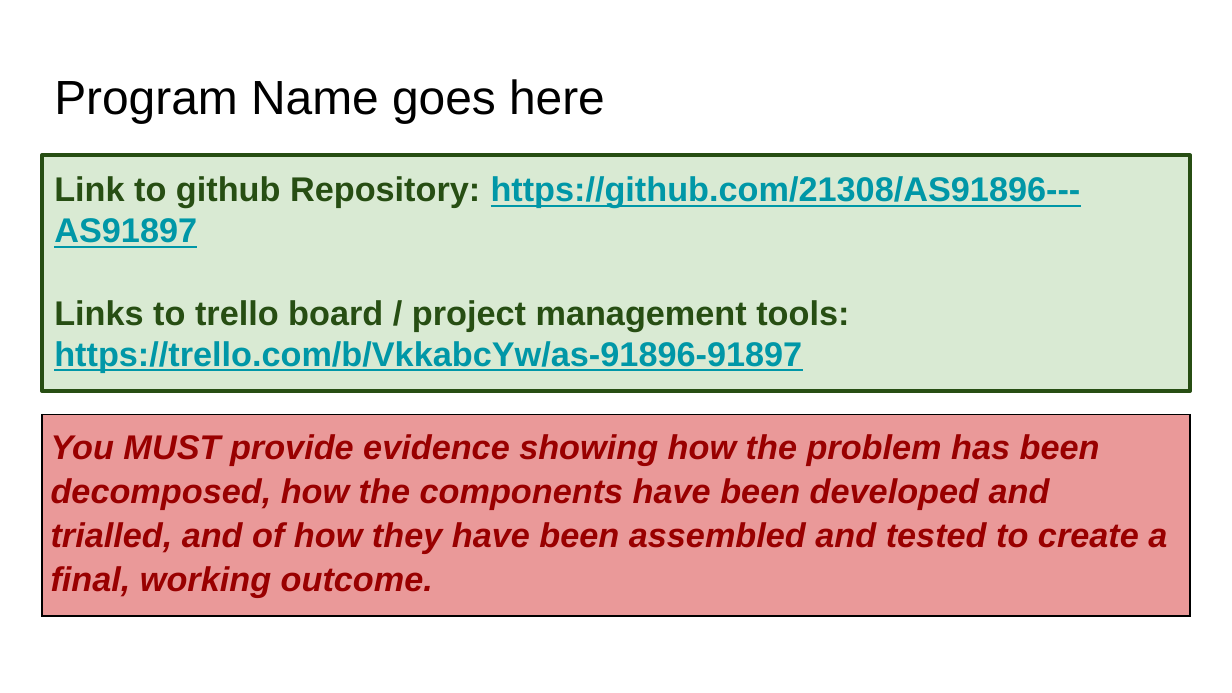
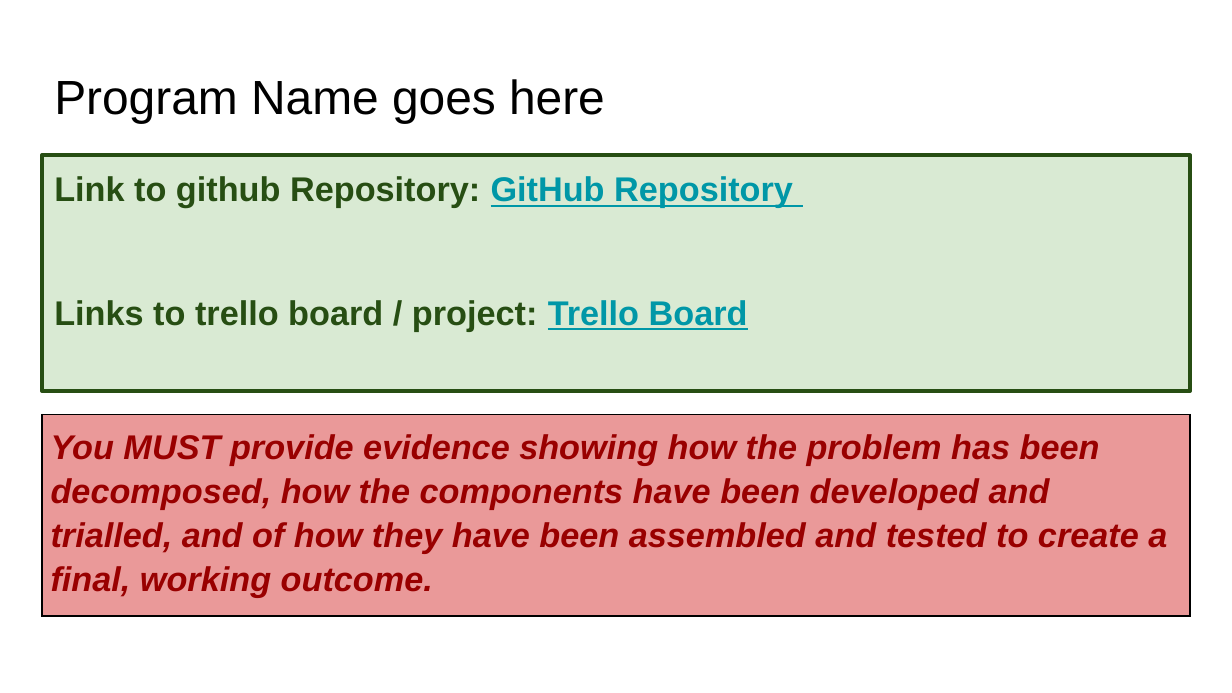
Before and after one commit to 21308/AS91896---AS91897, a slide deck: slide 1 of 000_91896 _ 91897 Documentation.pptx. Drawn at 1232x693 pixels with LibreOffice and Linux fonts; fonts in the diff are those of the drawing. Boxes give left, top, right and bottom in pixels: in the first picture for what was removed or moved away, otherwise in the second. Text is boxed around its words. In the diff, an @@ line names an element or a change of style, - is before the commit and + after.

```diff
--- a/000_91896 _ 91897 Documentation.pptx
+++ b/000_91896 _ 91897 Documentation.pptx
@@ text at (x1=54, y1=176, x2=793, y2=331): text changed; text colour #0097A7 to #274E13 @@
-Link to github Repository: https://github.com/21308/AS91896---AS91897
-Links to trello board / project management tools: https://trello.com/b/VkkabcYw/as-91896-91897
+Link to github Repository: GitHub Repository
+Links to trello board / project: Trello Board
```
Also in this commit, not shown: 2 other slides changed, 2 slides added, 1 other file.
